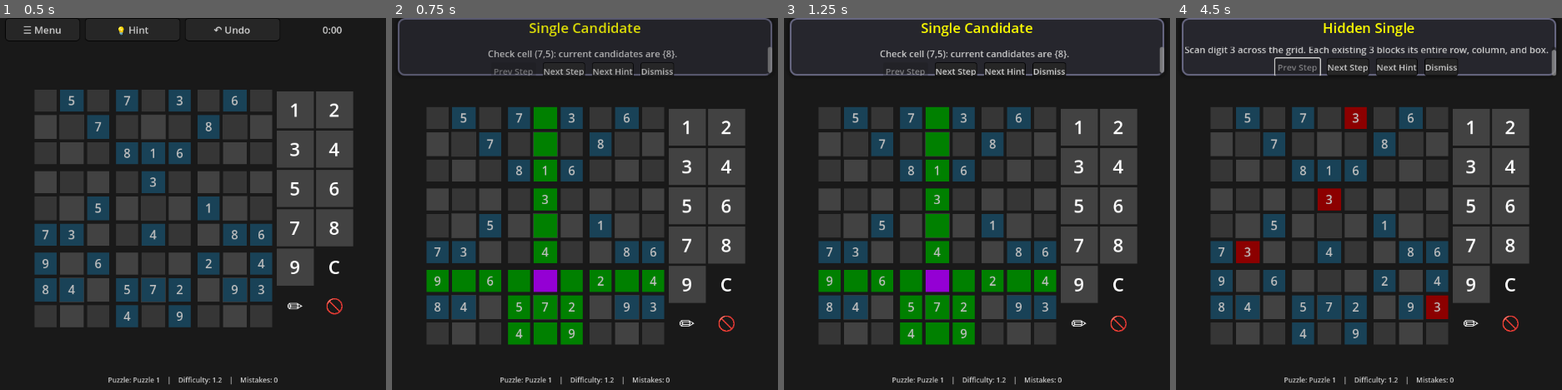
Above: before the commit, frames 1-4 (left to right).
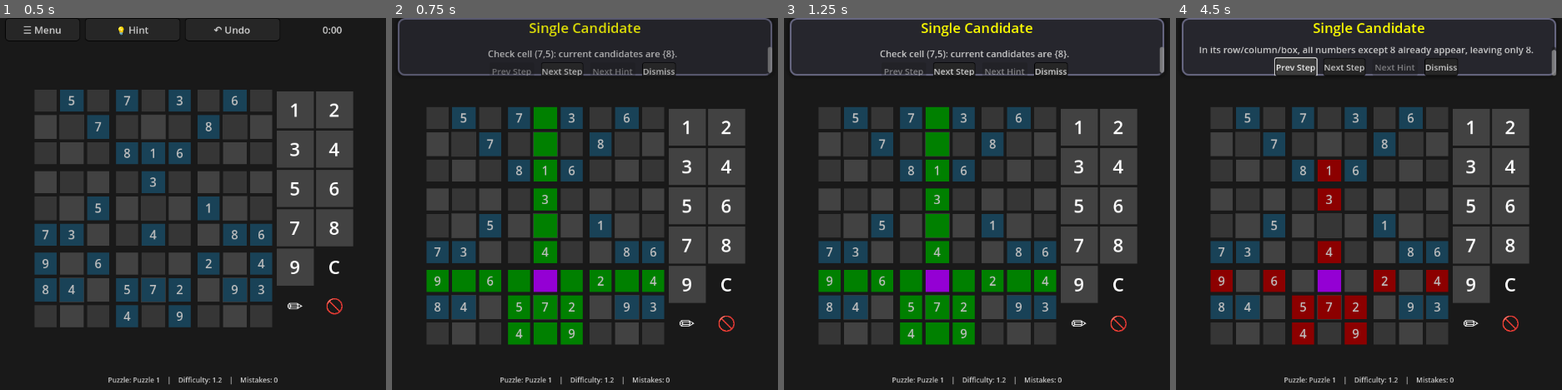
Above: after the commit, the same moments.

Repository: emmertex/nice_sudoku
Game: Godot game, scene res://game_screen.tscn
The game is run twice, just before and just after one commit, with the same random seed, the same clock (stepped at 60 frames per second) and the same inputs.
Inputs (mouse positions are in pixels of both pictures, inside the frame that each line leads up to):
- Up to frame 1 (0.5 s): no input
- Up to frame 2 (0.75 s): click "💡 Hint" at 0.5 s
- Up to frame 3 (1.25 s): no input
- Up to frame 4 (4.5 s): click "Next Step" at 1.25 s; click "Next Step" at 2 s; click (1396, 70) at 2.75 s, where only the run before the commit has a clickable "Next Hint"; click (1396, 66) at 3.5 s, where only the run before the commit has a clickable "Next Hint"; click (1295, 66) at 4.25 s, where only the run after the commit has a clickable "Prev Step"

Frame 1 is identical in both runs. In frame 2, 0.4% of the frame differs, in the area x 26-74%, y 12-16%; in frame 3, 0.5%; in frame 4, 7.6%, in the area x 2-97%, y 1-88%.

Commit message:
with web

Diff:
--- a/debug_test.gd
+++ b/debug_test.gd
@@ -5,51 +5,144 @@
 		return
 
 	var Sudoku = load("res://sudoku_code.gd")
-	var SudokuHintGenerator = load("res://hint_generator.gd")
-	var Hint = load("res://hint.gd")
+	var sudoku = Sudoku.new()
 
-	var sudoku = Sudoku.new()
-	var hint_generator = SudokuHintGenerator.new()
-	hint_generator.sudoku = sudoku
+	# Test puzzle from failing backtracking test (this one is invalid)
+	var puzzle_str = "000260701680070090190004500820102900004602910098000063050090020070000036902010000"
 
-	# Test puzzle from test_naked_pair_row
-	var puzzle_str = "003921000900307001001806400008102900700000008006708200002609500800203009005018300"
+	# Try a different valid puzzle
+	var valid_puzzle = "530070000600195000098000060800060003400803001700020006060000280000419005000080079"
+	print("Testing with invalid puzzle first:")
+	var sudoku_invalid = Sudoku.new()
+	sudoku_invalid.load_puzzle_from_string(puzzle_str)
+	var is_valid_invalid = _validate_puzzle(sudoku_invalid.grid)
+	print("Invalid puzzle validation: %s" % ("valid" if is_valid_invalid else "invalid"))
+
+	print("\nTesting with valid puzzle:")
+	var sudoku_valid = Sudoku.new()
+	sudoku_valid.load_puzzle_from_string(valid_puzzle)
+	var is_valid_valid = _validate_puzzle(sudoku_valid.grid)
+	print("Valid puzzle validation: %s" % ("valid" if is_valid_valid else "invalid"))
+
+	var solutions_valid = sudoku_valid.solve_with_backtracking(1)
+	print("Valid puzzle solutions found: ", solutions_valid.size())
+
+	return  # Don't run the rest of the test
 	sudoku.load_puzzle_from_string(puzzle_str)
 
-	print("Puzzle loaded:")
-	print("Row 4 (0-based): ", sudoku.grid[4])
-
+	print("Testing backtracking solver on puzzle:")
+	print("Puzzle string: ", puzzle_str)
 	print("\nGrid state:")
 	for r in range(9):
 		print("Row %d: %s" % [r, sudoku.grid[r]])
 
-	print("\nCandidates for some cells:")
+	print("\nEmpty cells:")
+	var empty_cells = sudoku.sbrc_grid.get_empty_cells()
+	print("Number of empty cells: ", empty_cells.size())
+	for cell in empty_cells:
+		var candidates = sudoku.sbrc_grid.get_candidates_for_cell(cell.x, cell.y)
+		var cand_list = []
+		var cand_index = candidates.next_set_bit(0)
+		while cand_index != -1:
+			cand_list.append(cand_index + 1)
+			cand_index = candidates.next_set_bit(cand_index + 1)
+		print("Cell (%d,%d): candidates = %s" % [cell.x, cell.y, cand_list])
+
+	print("\nTesting candidates validation...")
+	# Test some basic placements to see if validation works
+	var test_cell = Vector2i(0, 0)  # Should be able to place 3, 4, or 5
+	print("Testing cell (0,0) with candidates [3,4,5]:")
+	for num in [3, 4, 5]:
+		var valid = sudoku._is_valid_for_backtrack(0, 0, num)
+		print("  Number %d: %s" % [num, "valid" if valid else "invalid"])
+
+	print("\nTesting cell (4,1) with candidate [3]:")
+	var valid = sudoku._is_valid_for_backtrack(4, 1, 3)
+	print("  Number 3: %s" % ["valid" if valid else "invalid"])
+
+	print("\nValidating initial puzzle...")
+	var is_valid = _validate_puzzle(sudoku.grid)
+	print("Puzzle validation: %s" % ("valid" if is_valid else "invalid"))
+
+	if not is_valid:
+		print("Puzzle has conflicts in the given digits!")
+		quit(1)
+
+	print("\nTesting simpler backtracking approach...")
+	# Try a simpler backtracking that doesn't rely on sbrc_grid candidates
+	var simple_solutions = _simple_backtracking(sudoku.grid.duplicate(true))
+	print("Simple backtracking solutions found: ", simple_solutions.size())
+
+	if simple_solutions.size() > 0:
+		print("First solution from simple backtracking:")
+		for r in range(9):
+			print("Row %d: %s" % [r, simple_solutions[0][r]])
+
+	print("\nRunning original backtracking solver...")
+	var solutions = sudoku.solve_with_backtracking(1)
+	print("Original backtracking solutions found: ", solutions.size())
+
+	quit(0)
+
+func _validate_puzzle(grid: Array) -> bool:
+	# Check that given digits don't have conflicts
 	for r in range(9):
 		for c in range(9):
-			if sudoku.grid[r][c] == 0:  # Only show candidates for empty cells
-				var cands = hint_generator._get_candidates(r, c)
-				var cand_list = []
-				for i in range(9):
-					if cands.get_bit(i):
-						cand_list.append(i + 1)
-				if cand_list.size() > 0:
-					print("Cell (%d,%d): %s" % [r, c, cand_list])
+			if grid[r][c] != 0:
+				var num = grid[r][c]
+				# Temporarily remove the number to check if it's valid
+				grid[r][c] = 0
+				var valid = _is_valid_placement(grid, r, c, num)
+				grid[r][c] = num
+				if not valid:
+					return false
+	return true
 
-	var hints = hint_generator.get_hints()
+func _simple_backtracking(grid: Array) -> Array:
+	var solutions = []
+	_simple_solve_recursive(0, 0, grid, solutions, 1)
+	return solutions
 
-	print("All hints found: ", hints.size())
-	var s_wing_count = 0
-	for hint in hints:
-		print("Technique: ", hint.technique)
-		if hint.technique == Hint.HintTechnique.S_WING:
-			s_wing_count += 1
-			print("Found S-Wing hint!")
-			print("Description: ", hint.description)
-			print("Cells: ", hint.cells)
-			print("Numbers: ", hint.numbers)
-			print("Elim cells: ", hint.elim_cells)
-			print("Elim numbers: ", hint.elim_numbers)
-			break
-	print("Total S-Wing hints in full solve: ", s_wing_count)
+func _simple_solve_recursive(row: int, col: int, grid: Array, solutions: Array, max_solutions: int):
+	if solutions.size() >= max_solutions:
+		return
 
-	quit(0)
+	if row == 9:
+		solutions.append(grid.duplicate(true))
+		return
+
+	var next_row = row
+	var next_col = col + 1
+	if next_col == 9:
+		next_row += 1
+		next_col = 0
+
+	if grid[row][col] != 0:
+		_simple_solve_recursive(next_row, next_col, grid, solutions, max_solutions)
+		return
+
+	for num in range(1, 10):
+		if _is_valid_placement(grid, row, col, num):
+			grid[row][col] = num
+			_simple_solve_recursive(next_row, next_col, grid, solutions, max_solutions)
+			grid[row][col] = 0
+			if solutions.size() >= max_solutions:
+				return
+
+func _is_valid_placement(grid: Array, row: int, col: int, num: int) -> bool:
+	# Check row
+	for c in range(9):
+		if grid[row][c] == num:
+			return false
+	# Check column
+	for r in range(9):
+		if grid[r][col] == num:
+			return false
+	# Check box
+	var box_row = (row / 3) * 3
+	var box_col = (col / 3) * 3
+	for r in range(box_row, box_row + 3):
+		for c in range(box_col, box_col + 3):
+			if grid[r][c] == num:
+				return false
+	return true
--- a/hint_generator.gd
+++ b/hint_generator.gd
@@ -33,13 +33,13 @@
 	var hints: Array[Hint] = []
 	_build_strong_links()
 	for solver_script in SOLVER_SEQUENCE:
-		var time_start = Time.get_ticks_msec()
+		# var time_start = Time.get_ticks_msec()
 		var solver = solver_script.new()
 		solver.solve(self, hints)
-		if (Time.get_ticks_msec() - time_start) > 50:
-			print("Solver: %s, time: %d ms, hints: %d" % [solver.name(), Time.get_ticks_msec() - time_start, hints.size()])
-		# if hints.size() > 0:
-		# 	return hints
+		# if (Time.get_ticks_msec() - time_start) > 50:
+		# 	print("Solver: %s, time: %d ms, hints: %d" % [solver.name(), Time.get_ticks_msec() - time_start, hints.size()])
+		if hints.size() > 0:
+			return hints
 	return hints
 
 func _get_candidates(r: int, c: int) -> BitSet:
--- /dev/null
+++ b/ns.manifest.json
@@ -0,0 +1 @@
+{"background_color":"#000000","display":"browser","icons":[{"sizes":"144x144","src":"ns.144x144.png","type":"image/png"},{"sizes":"180x180","src":"ns.180x180.png","type":"image/png"},{"sizes":"512x512","src":"ns.512x512.png","type":"image/png"}],"name":"Nice Sudoku","orientation":"any","start_url":"./ns.html"}
--- a/sudoku_code.gd
+++ b/sudoku_code.gd
@@ -1086,21 +1086,11 @@
 		sbrc_grid.update_grid(grid)
 		return true
 
-	# Fall back to backtracking solver
-	print("Hint-based solving incomplete, trying backtracking...")
-	grid = original_state
-	exclude_bits = original_exclude_bits
-	sbrc_grid.update_grid(grid)
-	var solutions = solve_with_backtracking(1)
-	print("Backtracking solver returned %d solutions" % solutions.size())
-
-	if solutions.size() > 0:
-		solution_grid = solutions[0]
-		has_solution = true
-		# Restore original state
-		grid = original_state
-		sbrc_grid.update_grid(grid)
-		return true
+	# Backtracking solver is disabled.
+	print("Hint-based solving incomplete. Backtracking solver is disabled, no further solving attempted.")
+	solution_grid = []
+	has_solution = false
+	return false
 
 	# No solution found
 	solution_grid = []
@@ -1135,16 +1125,21 @@
 
 	var candidates = sbrc_grid.get_candidates_for_cell(r, c)
 	var candidate_index = candidates.next_set_bit(0)
+	var tried_any = false
 	while candidate_index != -1:
 		var num = candidate_index + 1
 		if _is_valid_for_backtrack(r, c, num):
+			tried_any = true
 			grid[r][c] = num
+			sbrc_grid.update_grid(grid)  # Update candidates after placing number
 			_solve_recursive(cell_index + 1, empty_cells, solutions, num_solutions_to_find)
 			grid[r][c] = 0 # backtrack
+			sbrc_grid.update_grid(grid)  # Update candidates after backtracking
 
 			if solutions.size() >= num_solutions_to_find:
 				return
 		candidate_index = candidates.next_set_bit(candidate_index + 1)
+
 
 # Validation for backtracking - checks against grid directly (not sbrc_grid)
 func _is_valid_for_backtrack(row: int, col: int, num: int) -> bool:
Not shown, changed: export_presets.cfg
Binary file added: ns.144x144.png
Not shown, added: ns.144x144.png.import
Binary file added: ns.180x180.png
Not shown, added: ns.180x180.png.import
Binary file added: ns.512x512.png
Not shown, added: ns.512x512.png.import
Binary file added: ns.apple-touch-icon.png
Not shown, added: ns.apple-touch-icon.png.import
Binary file added: ns.icon.png
Not shown, added: ns.icon.png.import
Binary file added: ns.png
(and 9 more such lines)
